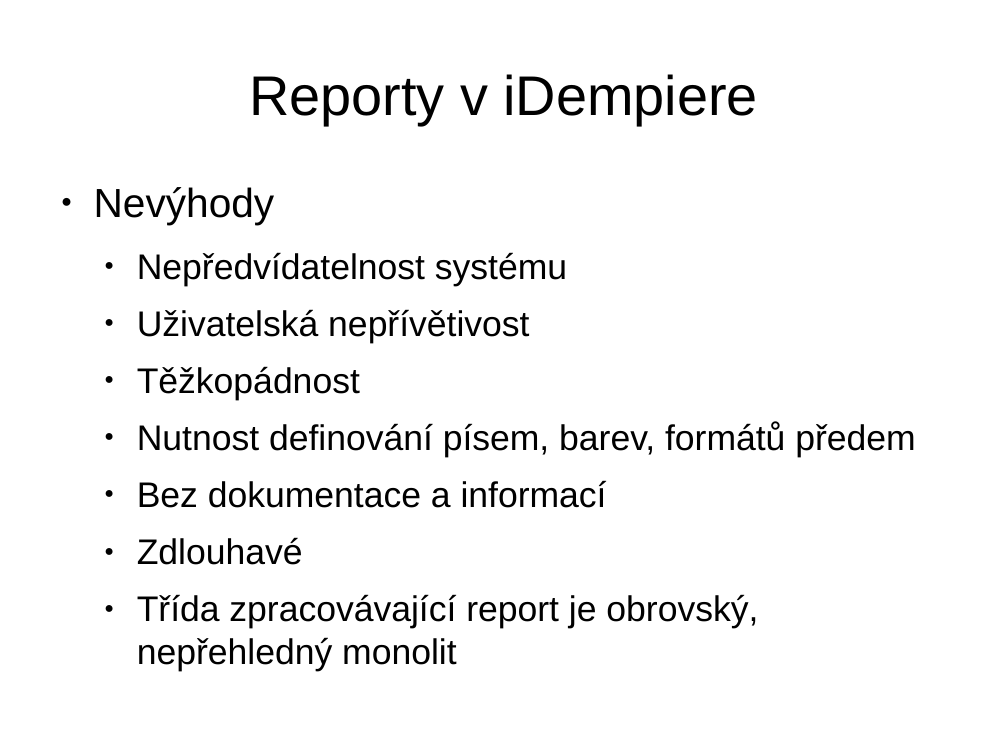
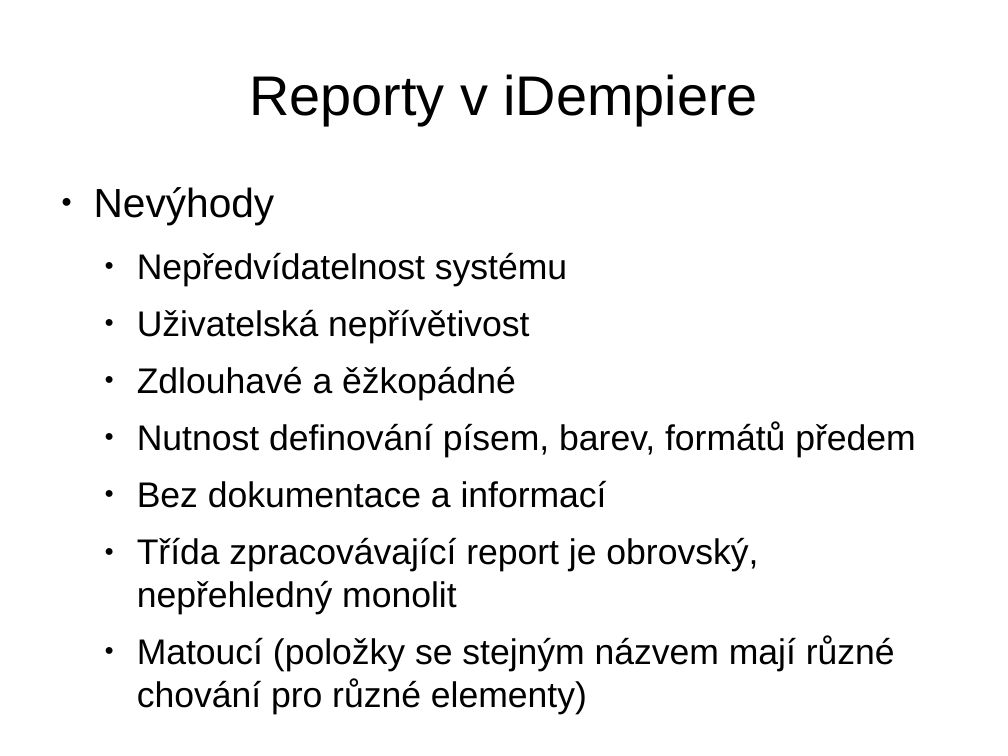
Before and after one commit to martin-vavrusak/mgr_statnice, a slide deck: slide 24 of !prezentace/vavrusak_WYSIVYG.odp (slide 13 before the commit). Drawn at 1008x756 pixels with LibreOffice and Linux fonts; fonts in the diff are those of the drawing. Boxes give left, top, right and bottom in pixels: in the first picture for what was removed or moved away, otherwise in the second. Text is boxed around its words. In the diff, an @@ line names an element or a change of style, - is before the commit and + after.

```diff
--- a/!prezentace/vavrusak_WYSIVYG.odp
+++ b/!prezentace/vavrusak_WYSIVYG.odp
@@ text at (137,366,516,400): text changed @@
-  ● Těžkopádnost
+  ● Zdlouhavé a ěžkopádné
@@ text at (137,537,303,565): paragraph removed @@
-  ● Zdlouhavé
@@ text at (137,636,895,714): paragraph added @@
+  ● Matoucí (položky se stejným názvem mají různé chování pro různé elementy)
```
Also in this commit, not shown: 12 other slides changed, 21 slides added, 29 other files.
